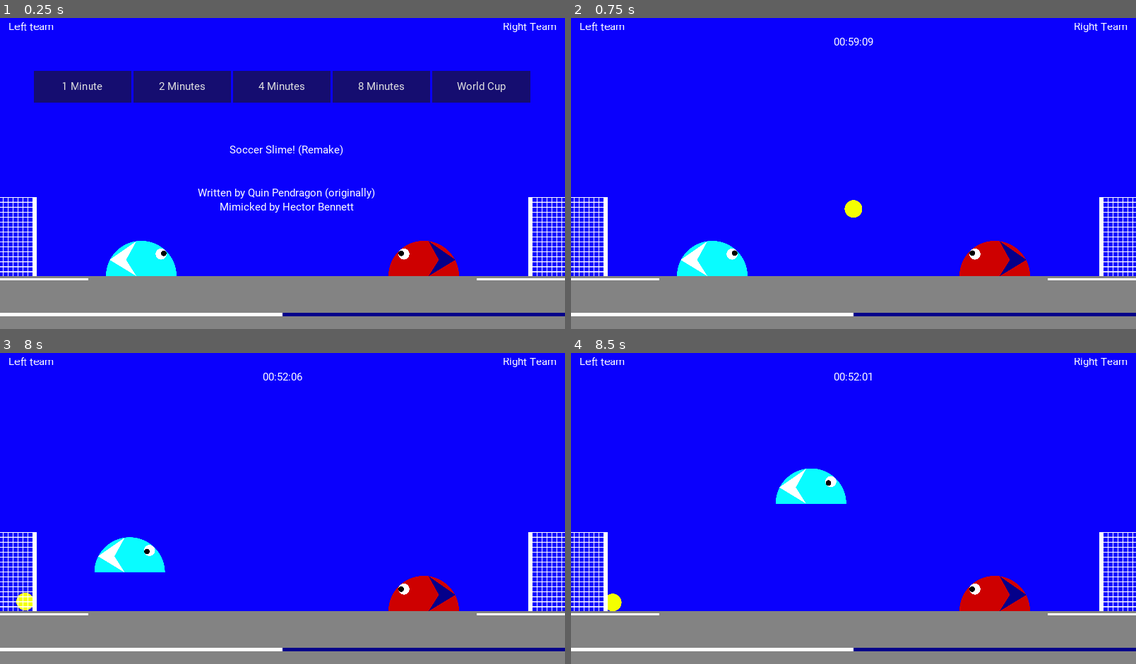
Above: before the commit, frames 1-4 (two rows, left to right).
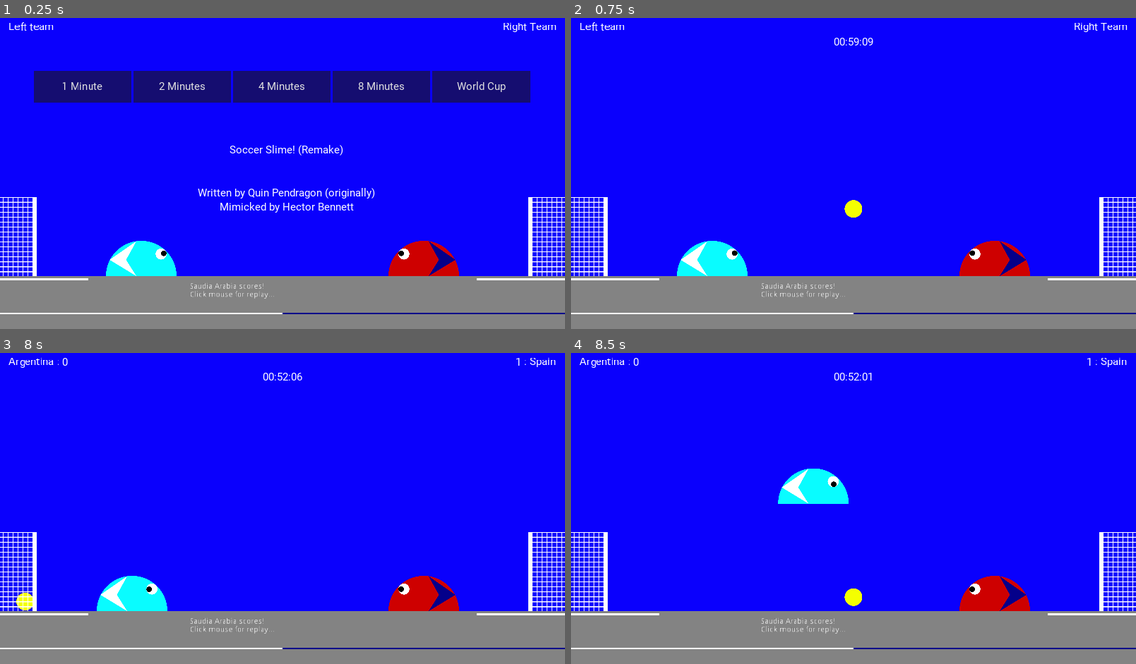
Above: after the commit, the same moments.

Repository: hectorbennett/slime-soccer
Game: Godot game, scene res://src/Main/Game.tscn
Same seed, same stepped clock (60 frames per second), same inputs: the game is played once before the commit and once after it.
Inputs:
- Up to frame 1 (0.25 s): no input
- Up to frame 2 (0.75 s): click "1 Minute" at 0.5 s
- Up to frame 3 (8 s): tap Enter every 0.75 s from 1.25 to 5 s; hold D (ui_right) 1.28-2.78 s; tap W (ui_up) at 1.52, 2.27, 3.77, 4.52, 5.27, 6.77, 7.52 s; hold A (ui_left) 2.78-3.53 s; hold D (ui_right) 3.53-5.03 s; hold A (ui_left) 5.03-5.78 s; hold D (ui_right) 5.78-6.53 s; hold A (ui_left) from 6.53 s (still down)
- Up to frame 4 (8.5 s): release A (ui_left) at 8.03 s; hold D (ui_right) from 8.03 s (still down); tap W (ui_up) at 8.27 s

The runs differ from the first frame. In frame 1, 0.8% of the frame differs, in the area x 0-100%, y 85-96%; in frame 2, 0.8%; in frame 3, 3.3%, in the area x 0-100%, y 1-96%; in frame 4, 1.6%.
Error before the commit: Invalid call. Nonexistent function 'score' in base 'KinematicBody2D (Slime.gd)'. (res://src/Goal/Goal.gd:11)

Commit message:
pause and display message on goal hanging

Diff:
--- a/src/Goal/Goal.gd
+++ b/src/Goal/Goal.gd
@@ -8,4 +8,4 @@
 
 func _on_Net_body_entered(body: Node) -> void:
 	if body == BALL:
-		SLIME.score()
+		SLIME.score_goal()
--- a/src/Goal/GoalHangingZone.gd
+++ b/src/Goal/GoalHangingZone.gd
@@ -10,7 +10,6 @@
 onready var TIMER: Timer = $Timer
 onready var PROGRESS_BAR: ProgressBar = $ProgressBar
 onready var PB_STYLEBOX := StyleBoxFlat.new()
-
 
 func _ready() -> void:
 	PROGRESS_BAR.add_stylebox_override('fg', PB_STYLEBOX)
--- a/src/Goal/GoalHangingZone.tscn
+++ b/src/Goal/GoalHangingZone.tscn
@@ -41,7 +41,7 @@
 margin_left = -80.0
 margin_top = 130.0
 margin_right = 432.0
-margin_bottom = 137.0
+margin_bottom = 133.0
 custom_styles/fg = SubResource( 3 )
 custom_styles/bg = SubResource( 4 )
 value = 100.0
--- a/src/Main/Game.gd
+++ b/src/Main/Game.gd
@@ -12,19 +12,19 @@
 onready var BALL: Ball = $Ball
 onready var SLIME_LEFT: Slime = $SlimeLeft
 onready var SLIME_RIGHT: Slime = $SlimeRight
+onready var MESSAGE: RichTextLabel = $Message
 
-func _ready():
+func _ready() -> void:
 	reset()
 	HUD.hide_timer()
 	BALL.hide()
-	BALL.set_sleeping(true)
-	# on_score()
+	freeze_game()
 
-func _process(_delta):
+func _process(_delta) -> void:
 	SLIME_LEFT.stare_at(BALL)
 	SLIME_RIGHT.stare_at(BALL)
 
-func new_game(d):
+func new_game(d) -> void:
 	reset()
 	duration = d
 	elapsed = 0
@@ -33,21 +33,28 @@
 	HUD.show_timer()
 	GAME_TIMER.start()
 	BALL.show()
-	BALL.set_sleeping(false)
 	SLIME_LEFT.score = 0
 	SLIME_RIGHT.score = 0
+	unfreeze_game()
+
+func freeze_game() -> void:
+	GAME_TIMER.paused = true
+	SLIME_LEFT.frozen = true
+	SLIME_RIGHT.frozen = true
+	BALL.set_sleeping(true)
+
+func unfreeze_game() -> void:
+	GAME_TIMER.paused = false
 	SLIME_LEFT.frozen = false
 	SLIME_RIGHT.frozen = false
+	BALL.set_sleeping(false)
 
-func end_game():
-	BALL.set_sleeping(true)
+func end_game() -> void:
 	GAME_TIMER.stop()
 	HUD.show_splash()
 	HUD.hide_timer()
-	SLIME_LEFT.frozen = true
-	SLIME_RIGHT.frozen = true
 
-func on_score():
+func on_score() -> void:
 	HUD.update_left_label(SLIME_LEFT.team['name'], SLIME_LEFT.score)
 	HUD.update_right_label(SLIME_RIGHT.team['name'], SLIME_RIGHT.score)
 	if (SLIME_LEFT.score > SLIME_RIGHT.score + 3):
@@ -59,22 +66,24 @@
 		SLIME_RIGHT.hide_smile()
 	reset()
 
-func reset():
+func reset() -> void:
 	SLIME_LEFT.set_position(initialSlimeLeftPosition)
 	SLIME_RIGHT.set_position(initialSlimeRightPosition)
 	BALL.resetState = true
 
-func _on_click_start_game(d: int):
+func _on_click_start_game(d: int) -> void:
 	new_game(d)
 
-func _on_GameTimer_timeout():
+func _on_GameTimer_timeout() -> void:
 	elapsed += 1
 	HUD.update_timer(duration - elapsed)
 	if (duration - elapsed <= 0):
 		end_game()
 
 func _on_GoalHangingZoneLeft_on_timeout() -> void:
+	yield(MESSAGE.display_message("This is a message"), "completed")
 	SLIME_RIGHT.score_goal()
 
 func _on_GoalHangingZoneRight_on_timeout() -> void:
+	yield(MESSAGE.display_message("This is a message"), "completed")
 	SLIME_LEFT.score_goal()
--- a/src/Main/Game.tscn
+++ b/src/Main/Game.tscn
@@ -1,8 +1,9 @@
-[gd_scene load_steps=8 format=2]
+[gd_scene load_steps=9 format=2]
 
 [ext_resource path="res://src/Goal/GoalHangingZone.tscn" type="PackedScene" id=1]
 [ext_resource path="res://src/Ball/Ball.tscn" type="PackedScene" id=2]
 [ext_resource path="res://src/Slime/Slime.tscn" type="PackedScene" id=3]
+[ext_resource path="res://src/Main/Message.gd" type="Script" id=4]
 [ext_resource path="res://src/Main/Game.gd" type="Script" id=7]
 [ext_resource path="res://src/Goal/Goal.tscn" type="PackedScene" id=8]
 [ext_resource path="res://src/HUD/HUD.tscn" type="PackedScene" id=11]
@@ -123,6 +124,18 @@
 [node name="GameTimer" type="Timer" parent="."]
 wait_time = 0.1
 
+[node name="Message" type="RichTextLabel" parent="."]
+margin_left = 344.0
+margin_top = 492.0
+margin_right = 697.0
+margin_bottom = 536.0
+text = "Saudia Arabia scores!
+Click mouse for replay..."
+script = ExtResource( 4 )
+__meta__ = {
+"_edit_use_anchors_": false
+}
+
 [connection signal="start_game" from="HUD" to="." method="_on_click_start_game"]
 [connection signal="change_team" from="SlimeLeft" to="." method="_on_SlimeLeft_change_team"]
 [connection signal="on_timeout" from="GoalHangingZoneLeft" to="." method="_on_GoalHangingZoneLeft_on_timeout"]
--- /dev/null
+++ b/src/Main/Globals.gd
@@ -0,0 +1,17 @@
+# https://godotengine.org/qa/70842/how-to-make-global-constants-and-variables
+extends Node
+
+
+# Declare member variables here. Examples:
+# var a: int = 2
+# var b: String = "text"
+
+
+# Called when the node enters the scene tree for the first time.
+func _ready() -> void:
+	pass # Replace with function body.
+
+
+# Called every frame. 'delta' is the elapsed time since the previous frame.
+#func _process(delta: float) -> void:
+#	pass
--- /dev/null
+++ b/src/Main/Message.gd
@@ -0,0 +1,8 @@
+extends RichTextLabel
+
+func display_message(message: String) -> void:
+	self.text = message
+	get_tree().get_root().get_node("Game").freeze_game()
+	yield(get_tree().create_timer(2.0), "timeout")
+	self.text = ""
+	get_tree().get_root().get_node("Game").unfreeze_game()
